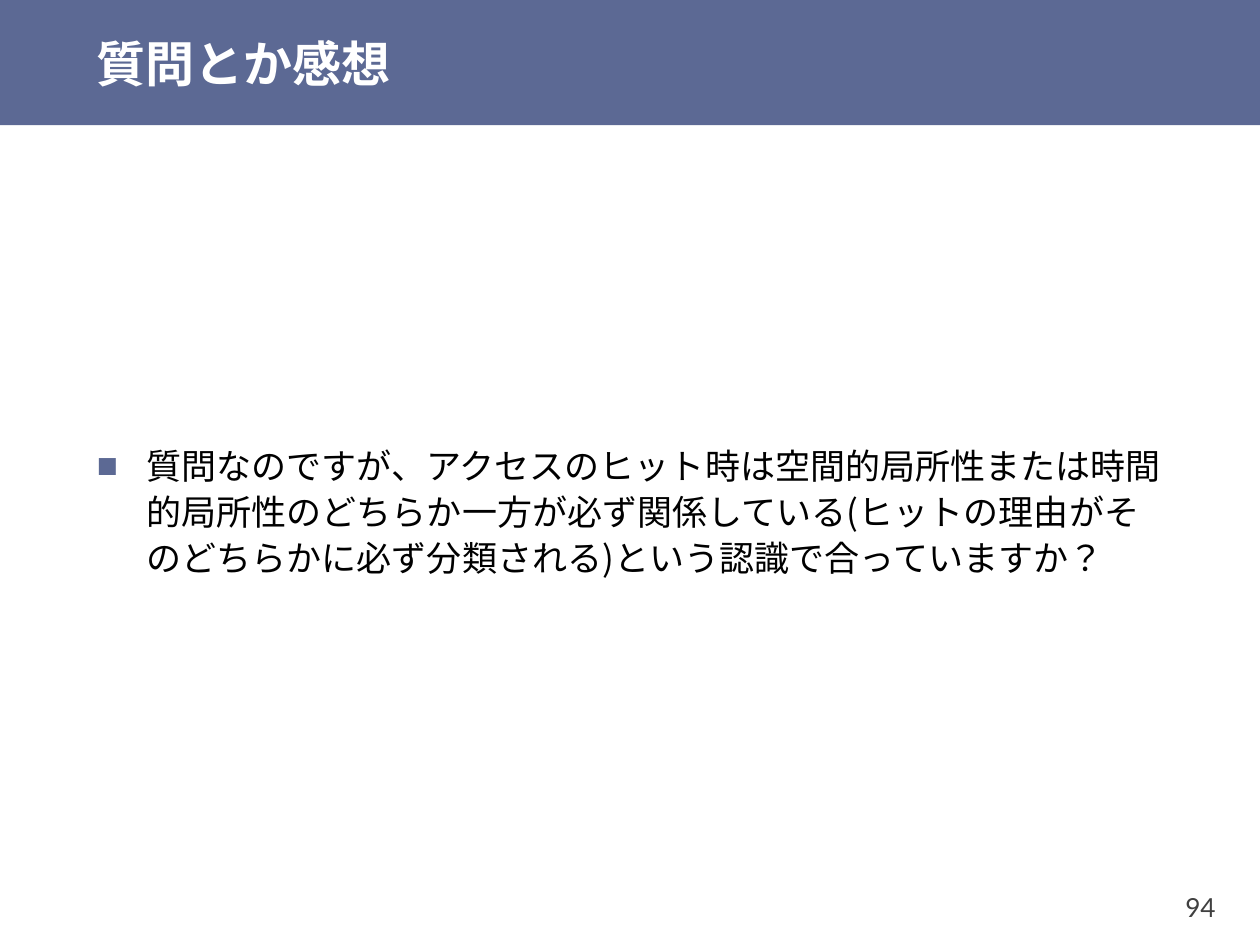
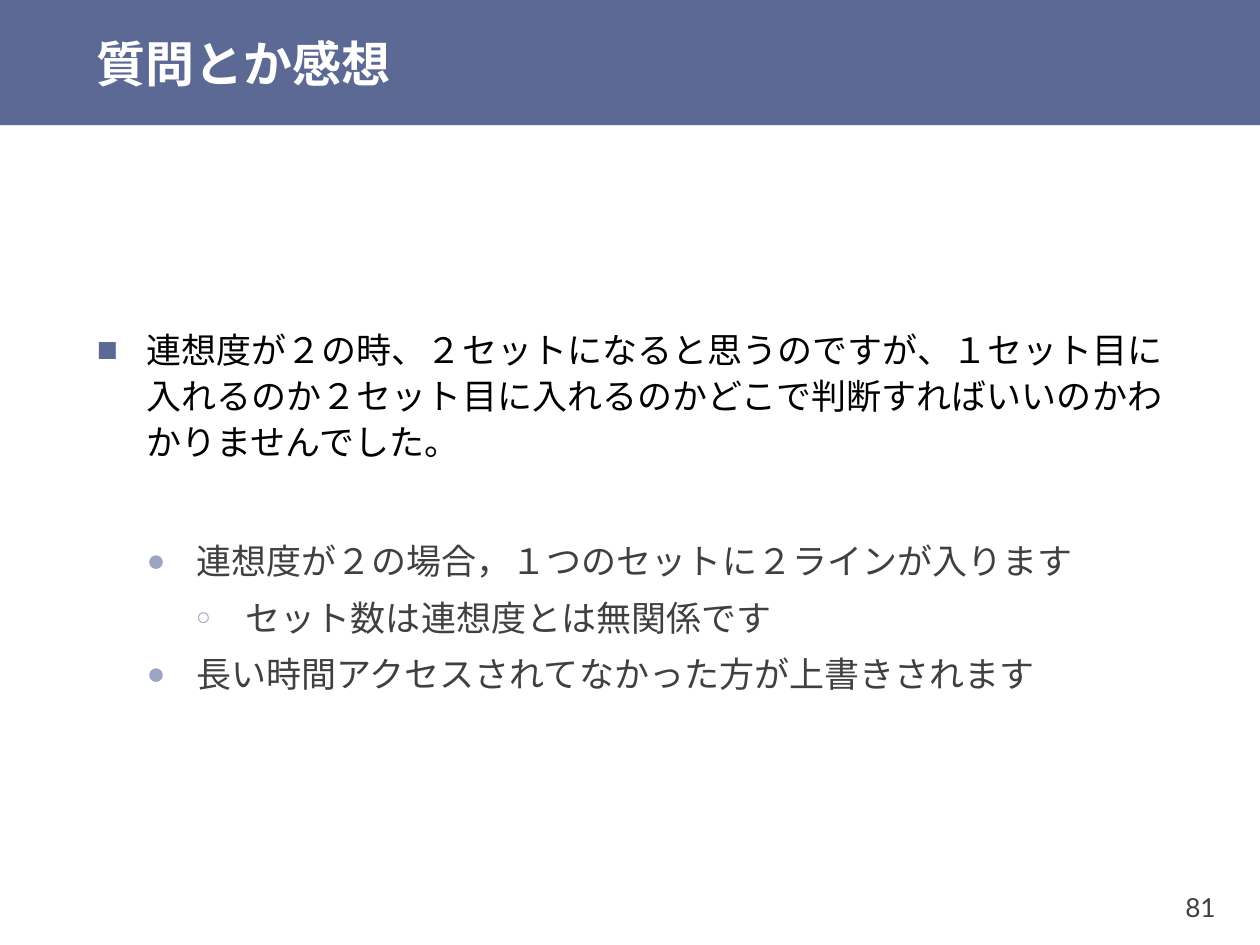
Before and after one commit to shioyadan/otya-computer-architecture-i, a slide deck: slide 81 of cai-shioya-11.pptx (slide 94 before the commit). Drawn at 1260x945 pixels with LibreOffice and Linux fonts; fonts in the diff are those of the drawing. Boxes give left, top, right and bottom in pixels: in the first picture for what was removed or moved away, otherwise in the second. Text is boxed around its words. In the diff, an @@ line names an element or a change of style, - is before the commit and + after.

```diff
--- a/cai-shioya-11.pptx
+++ b/cai-shioya-11.pptx
@@ text at <box>147,333,1163,690</box>: text changed @@
-■ 質問なのですが、アクセスのヒット時は空間的局所性または時間的局所性のどちらか一方が必ず関係している(ヒットの理由がそのどちらかに必ず分類される)という認識で合っていますか？
+■ 連想度が２の時、２セットになると思うのですが、１セット目に入れるのか２セット目に入れるのかどこで判断すればいいのかわかりませんでした。
+  ● 連想度が２の場合，１つのセットに２ラインが入ります
+    ○ セット数は連想度とは無関係です
+  ● 長い時間アクセスされてなかった方が上書きされます
@@ page number at <box>1185,898,1215,917</box>: text changed @@
-94
+81
```
Also in this commit, not shown: 28 other slides changed, 3 slides added, 15 slides removed, 1 other file.
